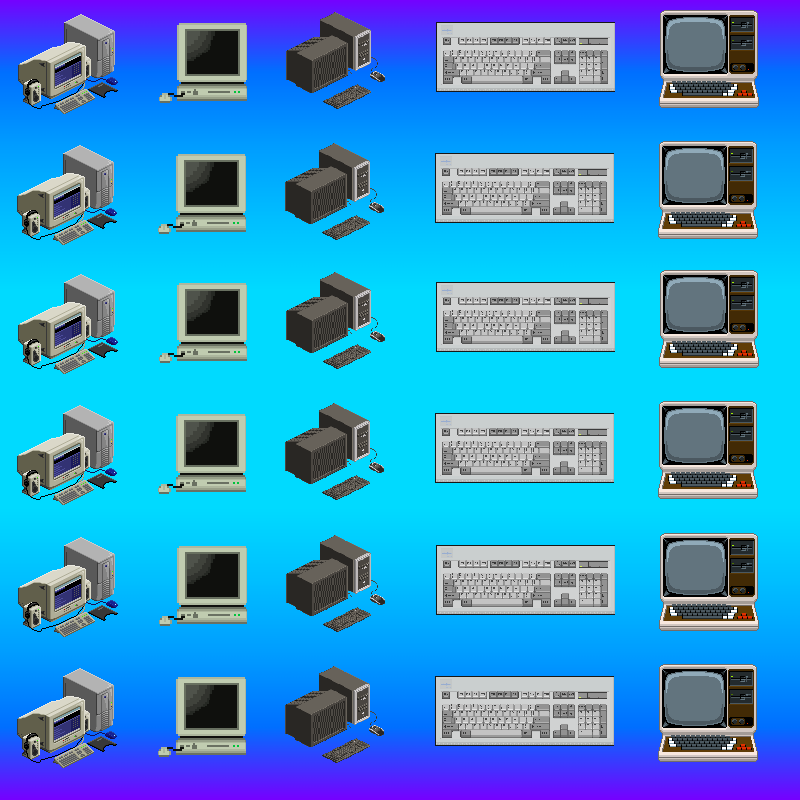
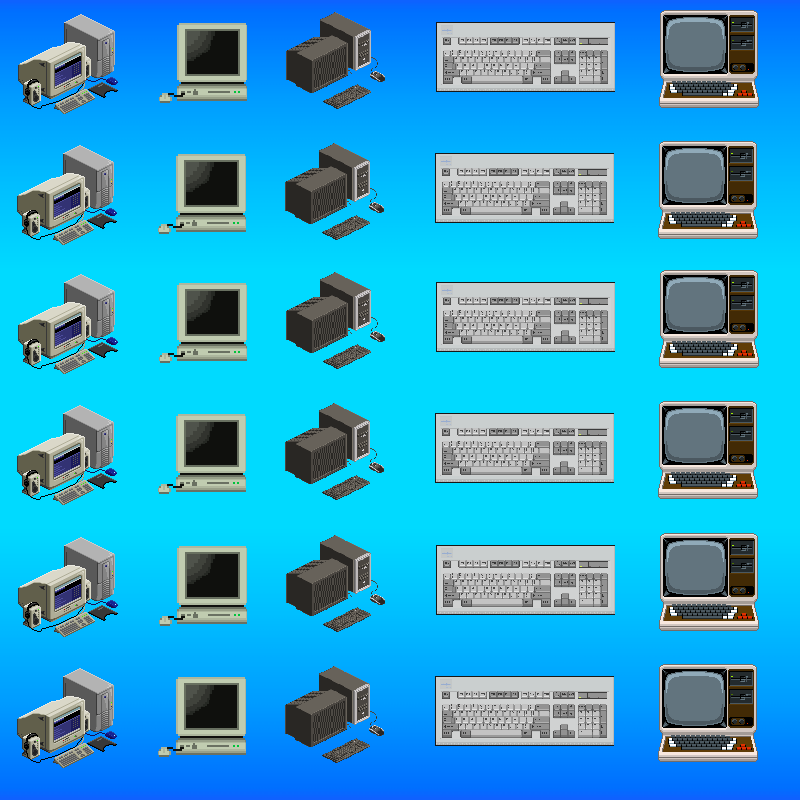
Layer changes from the first (800, 800) image to the second:
painted on "gradient.png" over [0, 0, 800, 800]
